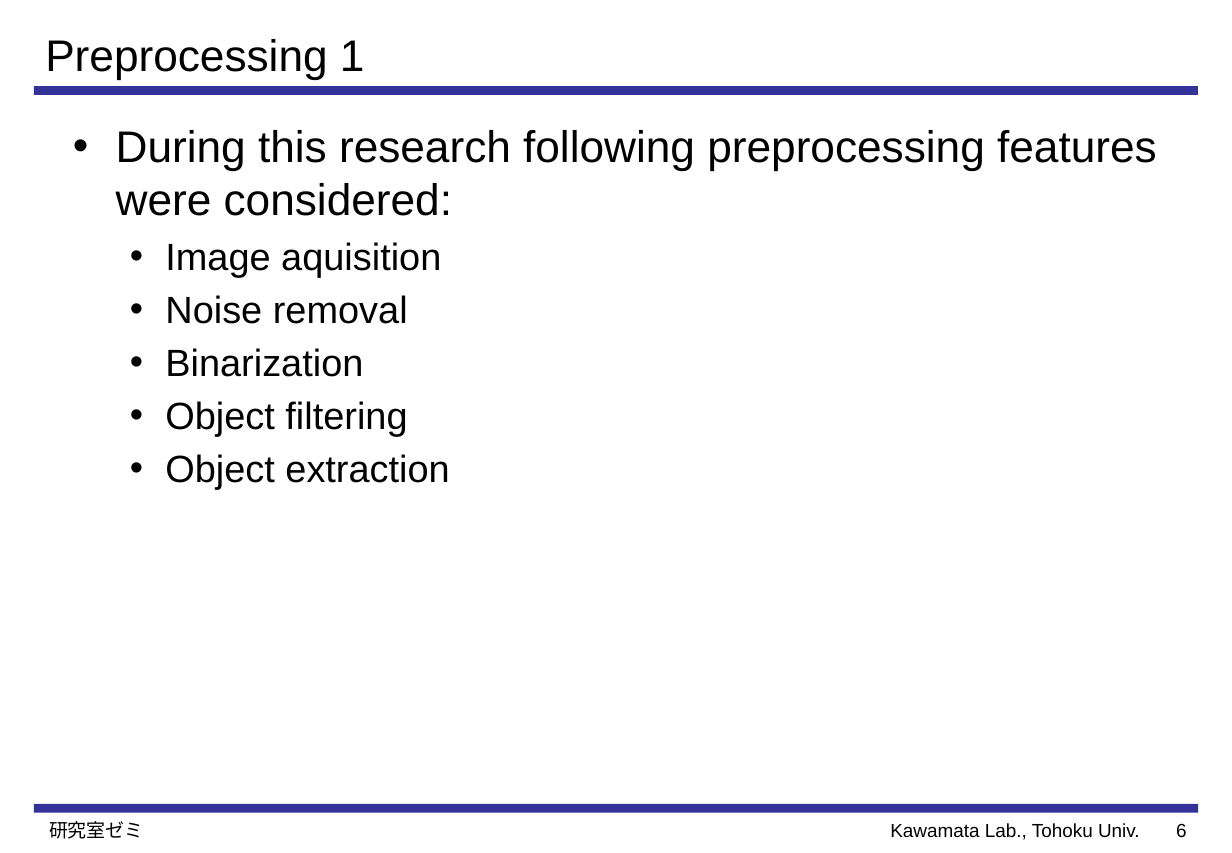
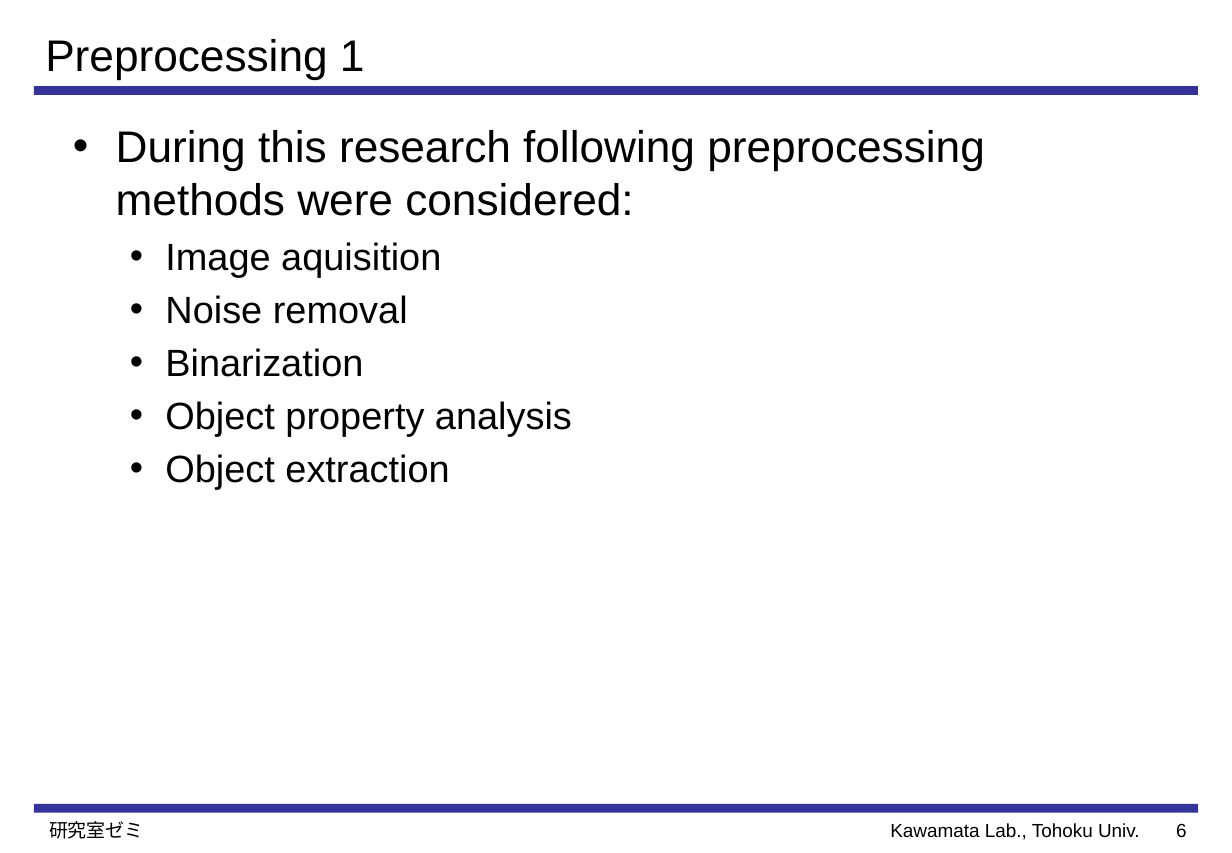
Before and after one commit to Perttu-/Handwriting-recognition, a slide deck: slide 7 of reports & presentations/Preprocessing and Feature Extraction for.pptx. Drawn at 1232x853 pixels with LibreOffice and Linux fonts; fonts in the diff are those of the drawing. Boxes give left, top, right and bottom in pixels: in the first picture for what was removed or moved away, otherwise in the second. Text is boxed around its words. In the diff, an @@ line names an element or a change of style, - is before the commit and + after.

```diff
--- a/reports & presentations/Preprocessing and Feature Extraction for.pptx
+++ b/reports & presentations/Preprocessing and Feature Extraction for.pptx
@@ text at [116, 130, 985, 216]: text changed @@
-• During this research following preprocessing features were considered:
+• During this research following preprocessing methods were considered:
@@ text at [165, 401, 572, 436]: text changed @@
-  • Object filtering
+  • Object property analysis
```
Also in this commit, not shown: 9 other slides changed, 12 slides added, 11 other files.
